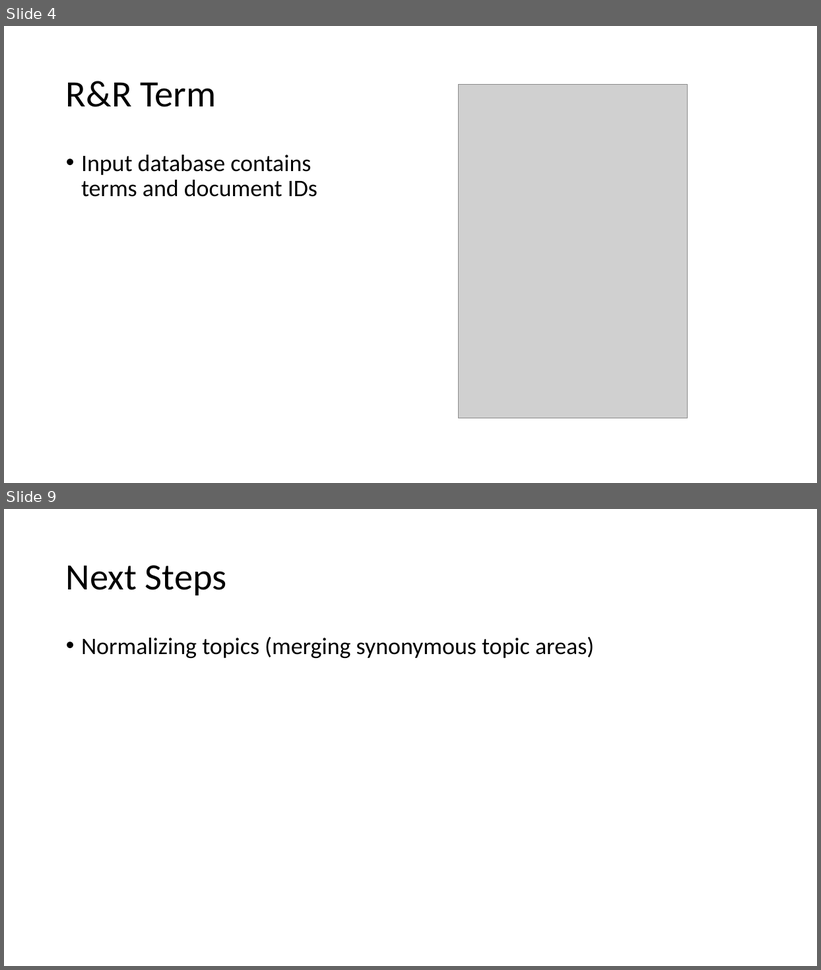
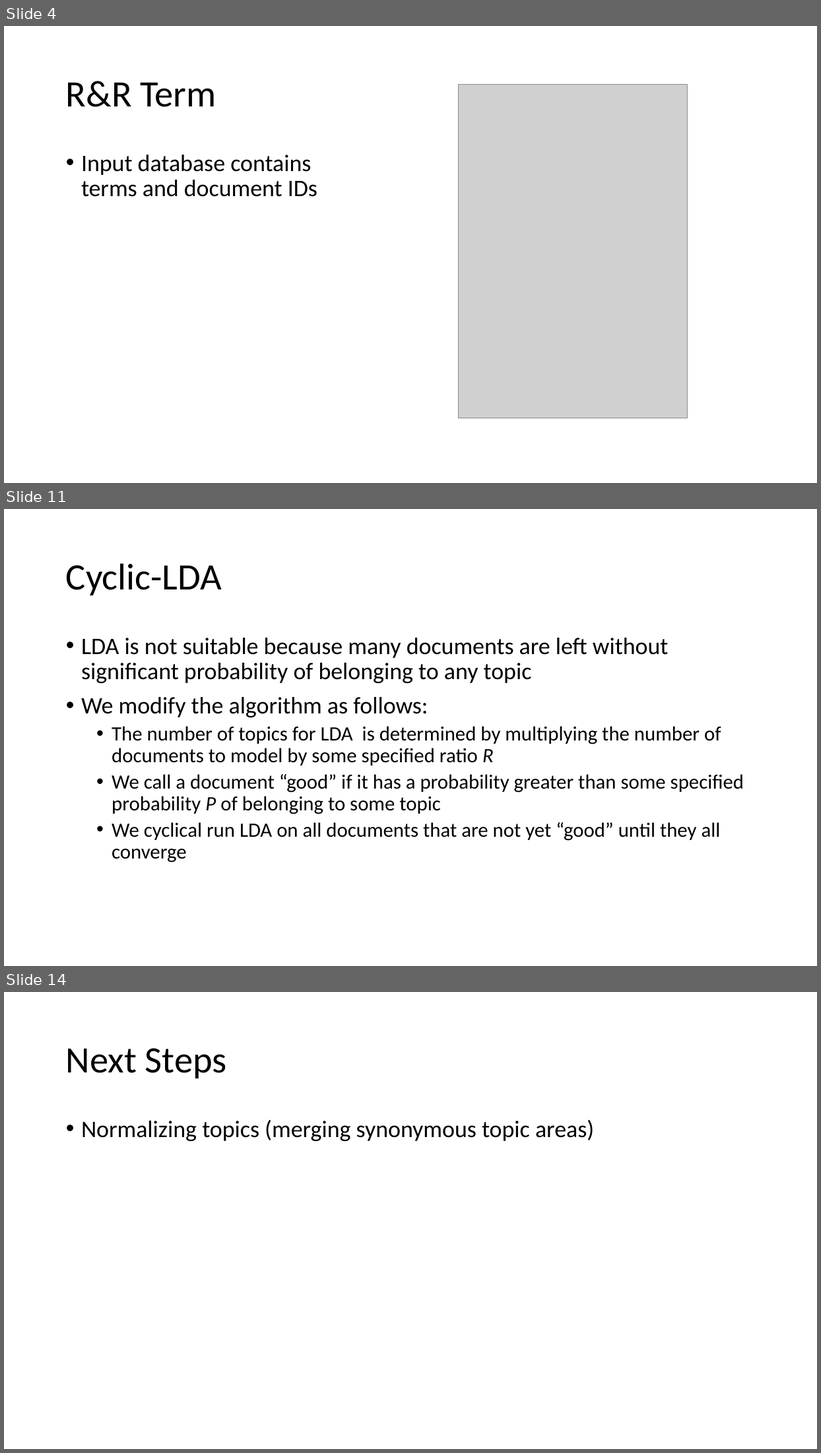
Before and after one commit to petezh/RR-NLP-Tools, a slide deck: topicmodeling/presentation/topicmodel_presentation.pptx. Shown one above the other, each under a label of ours: slides 4 and 9 before the commit, slides 4, 11 and 14 after it; the slides between them are not shown. The pictures are 821x970 and 821x1453 pixels, drawn with LibreOffice and Linux fonts; fonts in the diff are those of the drawing; grey boxes stand for pictures. Boxes give left, top, right and bottom in pixels: in the first picture for what was removed or moved away, otherwise in the second. Text is boxed around its words. In the diff, an @@ line names an element or a change of style, - is before the commit and + after.

```diff
--- a/topicmodeling/presentation/topicmodel_presentation.pptx
+++ b/topicmodeling/presentation/topicmodel_presentation.pptx
@@ slide 11 added at (x1=4, y1=509, x2=817, y2=966), background #FFFFFF @@
@@ title added at (x1=66, y1=563, x2=222, y2=595), 44 pt, text #000000 @@
+Cyclic-LDA
@@ text added at (x1=81, y1=638, x2=744, y2=863), 24 pt, text #000000 @@
+• LDA is not suitable because many documents are left without significant probability of belonging to any topic
+• We modify the algorithm as follows:
+  • The number of topics for LDA is determined by multiplying the number of documents to model by some specified ratio R
+  • We call a document “good” if it has a probability greater than some specified probability P of belonging to some topic
+  • We cyclical run LDA on all documents that are not yet “good” until they all converge
@@ what was slide 9 is now slide 14 @@
```
Also in this commit, not shown: 4 slides changed, 4 other slides added, 1 other file.
